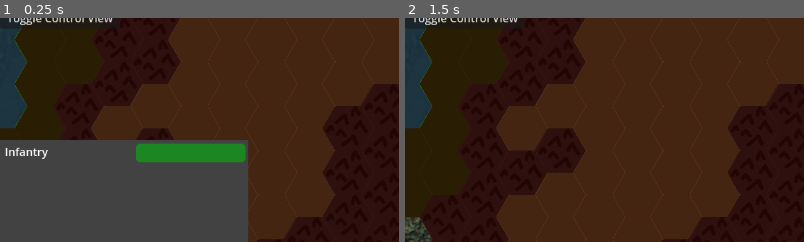
Above: before the commit, frames 1-2 (left to right).
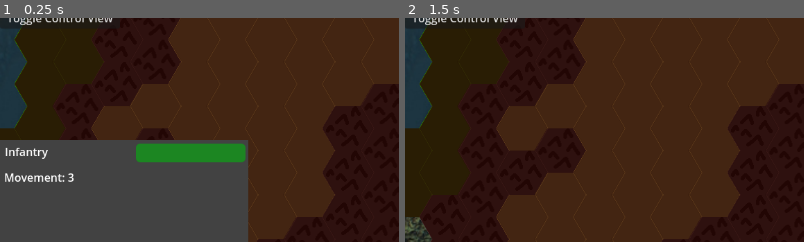
Above: after the commit, the same moments.

Repository: kralinc/cw2100game
Game: Godot game, scene res://root.tscn
The game is run twice, just before and just after one commit, with the same random seed, the same clock (stepped at 60 frames per second) and the same inputs. The engine's default icon, where the game draws it, is replaced by a stand-in: a white triangle on a blue panel in a dark square.
Inputs:
- Up to frame 1 (0.25 s): no input
- Up to frame 2 (1.5 s): click "Next Turn" at 0.5 s; click "Next Turn" at 1.25 s
The pictures show only the part of the screen within x 0-50%, y 50-100%; the shares and areas given below are measured in that part.

The runs differ from the first frame. In frame 1, 0.4% of the frame differs, in the area x 1-19%, y 69-74%; in frame 2, nothing differs.

Commit message:
Limited unit movement by movement points

Diff:
--- a/HUDController.gd
+++ b/HUDController.gd
@@ -35,6 +35,7 @@
 	$UnitInfo/HealthBar.value = unit.hp
 	var healthPercentage:float = unit.hp / 100.0
 	$UnitInfo/HealthBar.modulate = Color(1 - healthPercentage, healthPercentage, 0)
+	$UnitInfo/MovementLabel.text = "Movement: %s" % unit.movePoints
 
 func setPlayerInfo() -> void:
 	$PlayerInfo/NameLabel.text = Global.factions[Global.currentPlayer].fullName
--- a/Map.gd
+++ b/Map.gd
@@ -16,7 +16,8 @@
 	initFactionControl()
 	initPathfinding()
 	initUnits()
-	initFogOfWar()
+	nextTurnFogOfWar(Global.currentPlayer)
+	nextTurnUnitSetup(Global.currentPlayer)
 
 # Called every frame. 'delta' is the elapsed time since the previous frame.
 func _process(delta):
@@ -69,7 +70,7 @@
 func selectUnit(pos_clicked):
 	if (Global.mapData.has(pos_clicked) and Global.mapData[pos_clicked].unit != null):
 		var unit = Global.mapData[pos_clicked].unit
-		if (unit.faction == Global.currentPlayer):
+		if (unit.faction == Global.currentPlayer and unit.movePoints > 0):
 			selectedUnit = unit
 			selectedUnitRange = getMoveRange(pos_clicked, selectedUnit.movePoints)
 
@@ -95,6 +96,7 @@
 			combatResult = CombatHelper.attack(Global.mapData[unit.position], Global.mapData[cell])
 			dead = combatResult.attackerDead
 			canMove = combatResult.defenderDead
+			remainingMovement = 0
 
 		if not dead and canMove:
 			mapUnitPath.push_back(Global.mapData[cell].worldPos)
@@ -102,6 +104,7 @@
 			Global.mapData[unit.position].unit = null
 			Global.mapData[cell].unit = unit
 			unit.position = cell
+			Global.mapUnits[unit.mapUnitId].mapPosition = unit.position
 			if (Global.mapData[cell].faction != unit.faction):
 				takeEnemyTerritory(cell, unit)
 			if (remainingMovement <= 0 or unit.movePath.is_empty()):
@@ -111,6 +114,9 @@
 	Global.hgh.freeCell(start)
 	Global.processDeaths(combatResult)
 	if not dead:
+		if (remainingMovement <= 0):
+			Global.mapUnits[unit.mapUnitId].setMovementIndicatorEmpty(true)
+		unit.movePoints = remainingMovement if remainingMovement >= 0 else 0
 		Global.factions[unit.faction].unitPositions.erase(start)
 		Global.factions[unit.faction].unitPositions[unit.position] = true
 		Global.hgh.occupyCell(unit.position)
@@ -166,6 +172,7 @@
 		unit.position = pos
 		unit.hp = 100.0
 		unit.movePoints = 3
+		unit.defaultMovePoints = unit.movePoints
 		unit.faction = getFactionAtPos(pos)
 		Global.factions[unit.faction].unitPositions[pos] = true
 		unit.name = "Infantry"
@@ -229,10 +236,10 @@
 	Global.hgh.setMapData(Global.mapData)
 	Global.hgh.initMap()
 
-func initFogOfWar():
+func nextTurnFogOfWar(player:int):
 	for tile in Global.mapData:
 		var cell = Global.mapData[tile]
-		if cell.faction != Global.currentPlayer:
+		if cell.faction != player:
 			$FOW.set_cell(cell.pos, 0, Vector2i(0,0))
 			if cell.unit != null:
 				Global.mapUnits[cell.unit.mapUnitId].visible = false
@@ -241,7 +248,7 @@
 			if cell.unit != null:
 				Global.mapUnits[cell.unit.mapUnitId].visible = true
 
-	for unitPos in Global.factions[Global.currentPlayer].unitPositions:
+	for unitPos in Global.factions[player].unitPositions:
 		var unit = Global.mapData[unitPos].unit
 		for innerCell in Global.hgh.getNeighbors(unit.position):
 			for outerCell in Global.hgh.getNeighbors(innerCell):
@@ -249,6 +256,18 @@
 				if Global.mapData[outerCell].unit != null:
 					Global.mapUnits[Global.mapData[outerCell].unit.mapUnitId].visible = true
 
+func nextTurnUnitSetup(player:int):
+	for id in Global.mapUnits:
+		var cell = Global.mapUnits[id].mapPosition
+		var unit = Global.mapData[cell].unit
+		if unit.faction == player:
+			unit.movePoints = unit.defaultMovePoints
+			Global.mapUnits[id].setMovementIndicatorVisible(true)
+			Global.mapUnits[id].setMovementIndicatorEmpty(false)
+		else:
+			Global.mapUnits[id].setMovementIndicatorVisible(false)
+
+
 func nextTurn():
 	for cell in Global.factions[Global.currentPlayer].unitPositions:
 		var unit = Global.mapData[cell].unit
@@ -258,7 +277,8 @@
 	Global.turn += 1
 	Global.currentPlayer = (Global.currentPlayer) % (Global.factions.size() - 1) + 1
 
-	initFogOfWar()
+	nextTurnFogOfWar(Global.currentPlayer)
+	nextTurnUnitSetup(Global.currentPlayer)
 
 	next_turn.emit()
 
--- a/Unit.gd
+++ b/Unit.gd
@@ -5,6 +5,7 @@
 var name:String
 var hp:float
 var movePoints:int
+var defaultMovePoints:int
 var faction:int
 var position:Vector2i
 var movePath:Array
--- /dev/null
+++ b/circle.gdshader
@@ -0,0 +1,12 @@
+shader_type canvas_item;
+
+void fragment() {
+    vec2 uv = UV;
+    uv -= 0.5; // move to center
+    float dist = length(uv); // calculate distance from center
+    if (dist > 0.5) {
+        COLOR = vec4(0.0); // outside circle, transparent
+    } else {
+        COLOR = COLOR; // inside circle, use ColorRect's color
+    }
+}
--- a/global.gd
+++ b/global.gd
@@ -75,10 +75,12 @@
 	if (combatResult.attackerDead):
 		factions[combatResult.attackerCell.unit.faction].unitPositions.erase(combatResult.attackerCell.pos)
 		mapUnits[combatResult.attackerUnit.mapUnitId].destroySelf()
+		mapUnits.erase(combatResult.attackerUnit.mapUnitId)
 		combatResult.attackerCell.unit = null
 
 	if (combatResult.defenderDead):
 		factions[combatResult.defenderUnit.faction].unitPositions.erase(combatResult.defenderCell.pos)
 		mapUnits[combatResult.defenderUnit.mapUnitId].destroySelf()
+		mapUnits.erase(combatResult.defenderUnit.mapUnitId)
 		if (combatResult.attackerDead):
 			combatResult.defenderCell.unit = null
--- a/root.tscn
+++ b/root.tscn
@@ -295,6 +295,14 @@
 value = 100.0
 show_percentage = false
 
+[node name="MovementLabel" type="Label" parent="HUD/UnitInfo"]
+layout_mode = 0
+offset_left = 7.0
+offset_top = 42.0
+offset_right = 108.0
+offset_bottom = 65.0
+text = "Movement: 3"
+
 [node name="Button2" type="Button" parent="HUD"]
 offset_right = 8.0
 offset_bottom = 8.0
@@ -306,7 +314,6 @@
 offset_right = 215.0
 offset_bottom = 128.0
 color = Color(0.241156, 0.241156, 0.241156, 1)
-metadata/_edit_lock_ = true
 
 [node name="Flag" type="TextureRect" parent="HUD/PlayerInfo"]
 layout_mode = 0
--- a/unit.gd
+++ b/unit.gd
@@ -42,6 +42,15 @@
 func destroySelf():
 	$AnimationPlayer.play("die")
 
+func setMovementIndicatorVisible(val:bool):
+	$MovementIndicator.visible = val
+
+func setMovementIndicatorEmpty(val:bool):
+	if val:
+		$MovementIndicator.color = Color(1,0.3,0.3)
+	else:
+		$MovementIndicator.color = Color(0.3,1.0,0.3)
+
 func _on_animation_player_animation_finished(anim_name: StringName) -> void:
 	if anim_name == "die":
 		queue_free()
--- a/unit.tscn
+++ b/unit.tscn
@@ -1,9 +1,10 @@
-[gd_scene load_steps=10 format=3 uid="uid://6m37eo4vu10a"]
+[gd_scene load_steps=12 format=3 uid="uid://6m37eo4vu10a"]
 
 [ext_resource type="Script" path="res://unit.gd" id="1_gqqc4"]
 [ext_resource type="Texture2D" uid="uid://bknh2u8xwctne" path="res://assets/hex_white.png" id="1_ryqge"]
 [ext_resource type="Texture2D" uid="uid://bn1y5f27it6u8" path="res://assets/soldier.png" id="2_n0b2i"]
 [ext_resource type="Texture2D" uid="uid://behd4c8r8c0gh" path="res://assets/usaflagtest.png" id="4_qsgrv"]
+[ext_resource type="Shader" path="res://circle.gdshader" id="5_hcs4m"]
 
 [sub_resource type="CircleShape2D" id="CircleShape2D_jofek"]
 
@@ -71,6 +72,9 @@
 "die": SubResource("Animation_6jqqb")
 }
 
+[sub_resource type="ShaderMaterial" id="ShaderMaterial_yfuvb"]
+shader = ExtResource("5_hcs4m")
+
 [node name="Unit" type="Node2D"]
 script = ExtResource("1_gqqc4")
 
@@ -104,5 +108,14 @@
 wait_time = 0.1
 one_shot = true
 
+[node name="MovementIndicator" type="ColorRect" parent="."]
+z_index = 10
+material = SubResource("ShaderMaterial_yfuvb")
+offset_left = -30.0
+offset_top = -48.0
+offset_right = -10.0
+offset_bottom = -28.0
+color = Color(0.0588235, 0.854902, 0.0941176, 1)
+
 [connection signal="animation_finished" from="AnimationPlayer" to="." method="_on_animation_player_animation_finished"]
 [connection signal="timeout" from="AttackTimer" to="." method="_on_attack_timer_timeout"]
